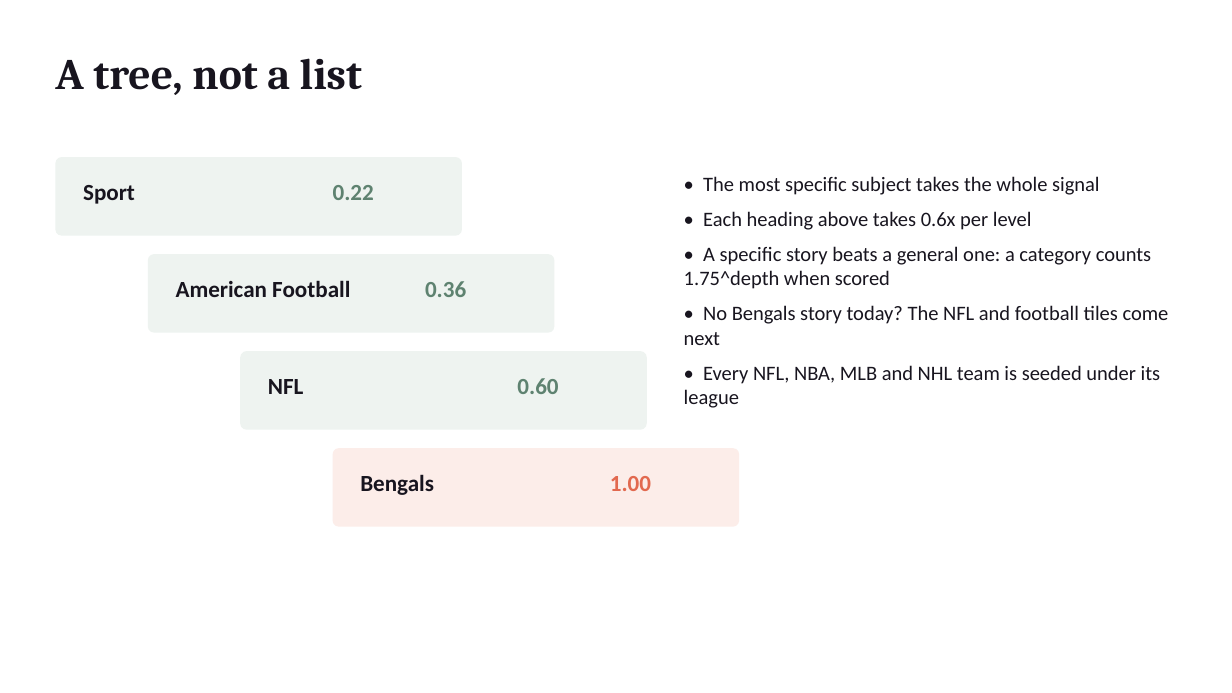
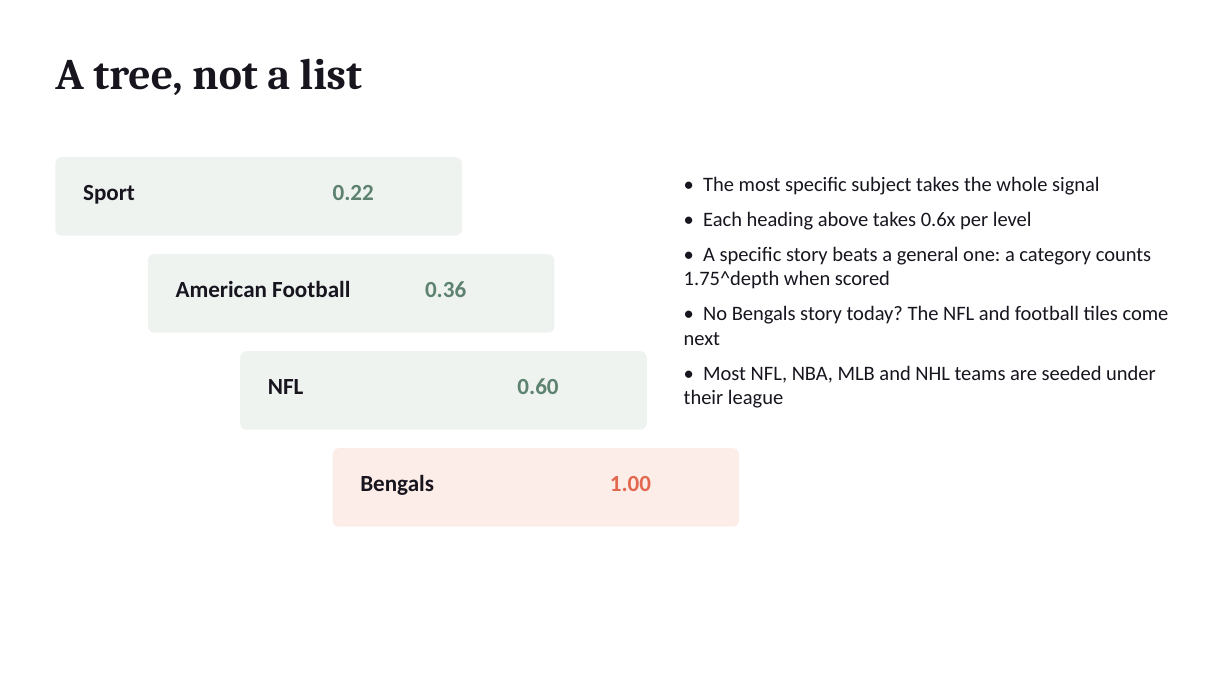
Before and after one commit to tjweingart-byte/FAM, a slide deck: slide 5 of docs/algorithm/FAM_Algorithm.pptx. Drawn at 1232x693 pixels with LibreOffice and Linux fonts; fonts in the diff are those of the drawing. Boxes give left, top, right and bottom in pixels: in the first picture for what was removed or moved away, otherwise in the second. Text is boxed around its words. In the diff, an @@ line names an element or a change of style, - is before the commit and + after.

```diff
--- a/docs/algorithm/FAM_Algorithm.pptx
+++ b/docs/algorithm/FAM_Algorithm.pptx
@@ text at [684, 365, 1156, 408]: text changed @@
-• Every NFL, NBA, MLB and NHL team is seeded under its league
+• Most NFL, NBA, MLB and NHL teams are seeded under their league
```
Also in this commit, not shown: 1 other slide changed, 10 other files.
